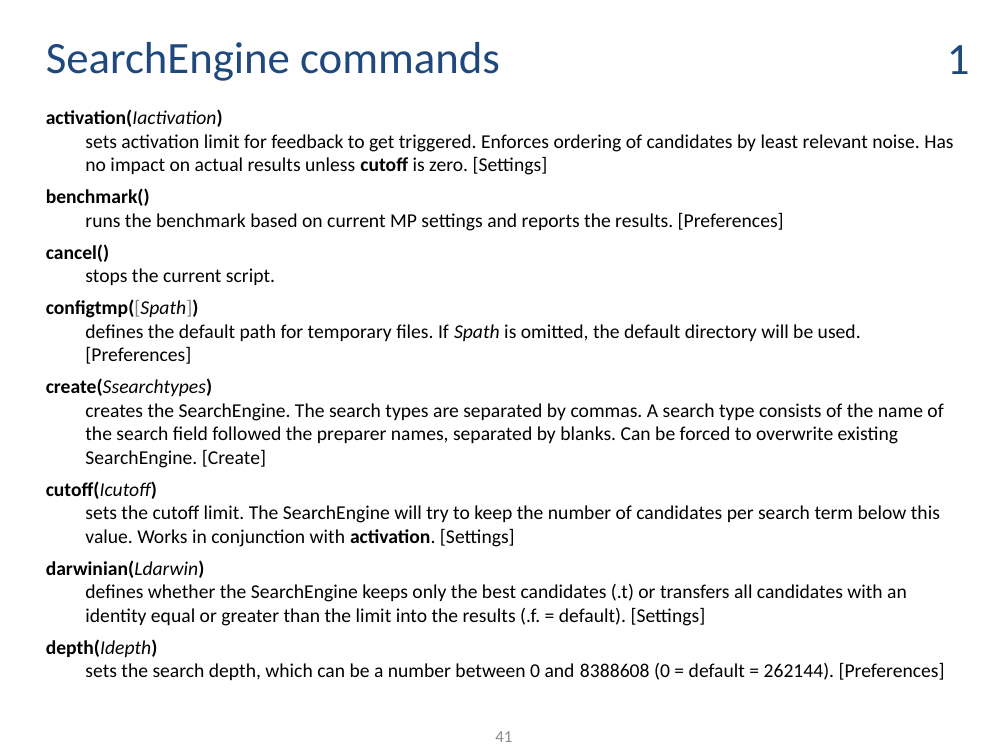
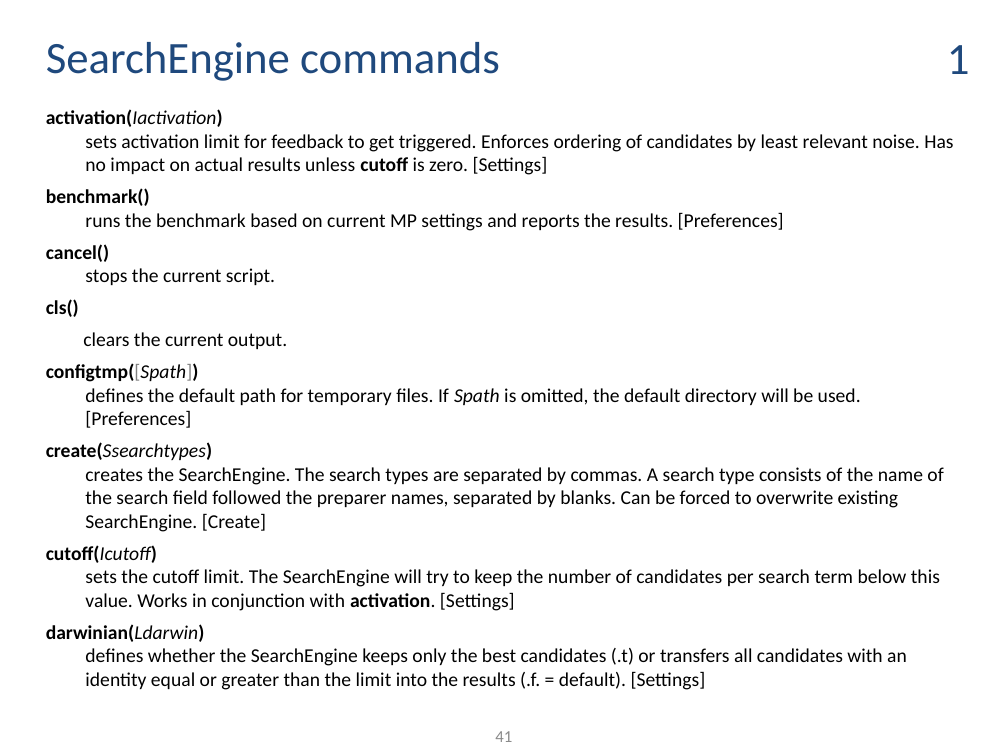
Before and after one commit to ThorstenDoherr/searchengine, a slide deck: slide 41 of doc/Manual.pptx. Drawn at 1008x756 pixels with LibreOffice and Linux fonts; fonts in the diff are those of the drawing. Boxes give left, top, right and bottom in pixels: in the first picture for what was removed or moved away, otherwise in the second. Text is boxed around its words. In the diff, an @@ line names an element or a change of style, - is before the commit and + after.

```diff
--- a/doc/Manual.pptx
+++ b/doc/Manual.pptx
@@ text at (46, 299, 287, 349): paragraphs added @@
+cls()
+  clears the current output.
@@ text at (46, 639, 945, 680): paragraph removed @@
-depth(Idepth)
-sets the search depth, which can be a number between 0 and 8388608 (0 = default = 262144). [Preferences]
```
Also in this commit, not shown: 9 other slides changed, 1 other file.
